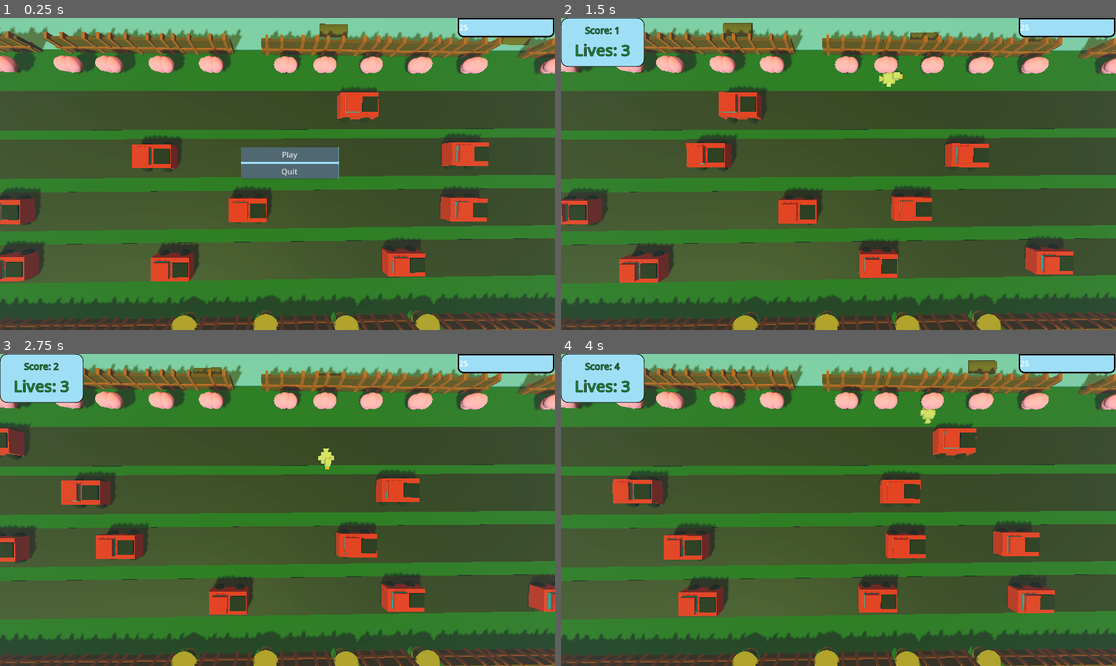
Above: before the commit, frames 1-4 (two rows, left to right).
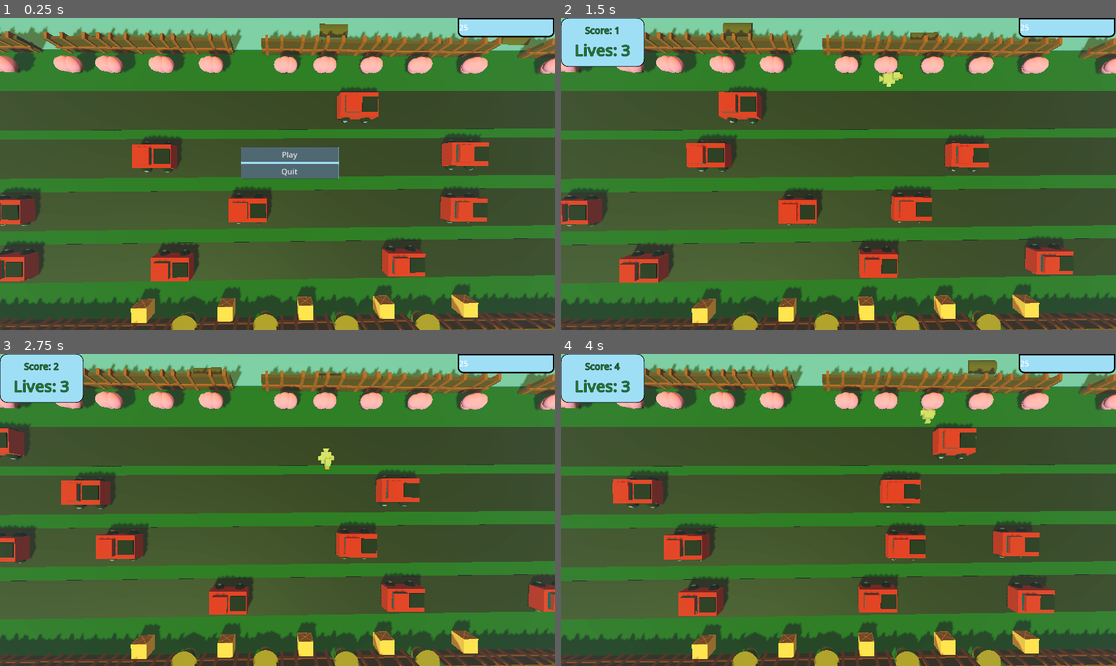
Above: after the commit, the same moments.

Repository: PushingPolygons/dangerxing-PCCDanny
Game: Godot game, scene res://Main/Main.tscn
The game is run twice, just before and just after one commit, with the same random seed, the same clock (stepped at 60 frames per second) and the same inputs.
Inputs:
- Up to frame 1 (0.25 s): no input
- Up to frame 2 (1.5 s): click "Play" at 0.5 s; hold D (move_right) from 1.28 s (still down)
- Up to frame 3 (2.75 s): release D (move_right) at 2.03 s; hold S (move_down) from 2.03 s (still down)
- Up to frame 4 (4 s): release S (move_down) at 2.78 s; hold D (move_right) 2.78-3.53 s; hold W (move_up) from 3.53 s (still down)

The runs differ from the first frame. In frame 1, 1.9% of the frame differs, in the area x 0-87%, y 3-98%; in frame 2, 1.9%; in frame 3, 1.9%; in frame 4, 1.9%, in the area x 12-87%, y 23-98%.

Commit message:
boxes and new art assets
boxes, truck hubs, etc

Diff:
--- a/Code/Main/Main.tscn
+++ b/Code/Main/Main.tscn
@@ -71,6 +71,17 @@
 height = 0.82
 radial_segments = 24
 
+[sub_resource type="StandardMaterial3D" id="StandardMaterial3D_mhtpx"]
+albedo_color = Color(0.631373, 0.337255, 0.160784, 1)
+
+[sub_resource type="BoxMesh" id="BoxMesh_hncnn"]
+
+[sub_resource type="StandardMaterial3D" id="StandardMaterial3D_8soh0"]
+albedo_color = Color(0.917647, 0.588235, 0.4, 1)
+
+[sub_resource type="BoxMesh" id="BoxMesh_rqcun"]
+size = Vector3(0.04, 1.4, 1.005)
+
 [node name="Main" type="Node"]
 script = ExtResource("1")
 
@@ -562,3 +573,218 @@
 transform = Transform3D(1, 0, 0, 0, 1, 0, 0, 0, 1, -0.30756, 0.731945, 0.0233874)
 material_override = SubResource("StandardMaterial3D_5puth")
 mesh = SubResource("SphereMesh_5qwq4")
+
+[node name="boxes" type="Node3D" parent="."]
+
+[node name="MeshInstance3D" type="MeshInstance3D" parent="boxes"]
+transform = Transform3D(1, 0, 0, 0, 1, 0, 0, 0, 1, 1.37036, 0.53331, 9.74043)
+material_override = SubResource("StandardMaterial3D_mhtpx")
+mesh = SubResource("BoxMesh_hncnn")
+
+[node name="crosshatch" type="MeshInstance3D" parent="boxes/MeshInstance3D"]
+transform = Transform3D(0.697787, 0.716361, 0, -0.670394, 0.745632, 0, 0, 0, 1, 0.00188923, -0.020593, 0.00122356)
+material_override = SubResource("StandardMaterial3D_8soh0")
+mesh = SubResource("BoxMesh_rqcun")
+skeleton = NodePath("../..")
+
+[node name="crosshatch2" type="MeshInstance3D" parent="boxes/MeshInstance3D"]
+transform = Transform3D(0.690007, -0.724915, 0, 0.678399, 0.737318, 0, 0, 0, 1, 0.00188923, -0.020593, 0.00122356)
+material_override = SubResource("StandardMaterial3D_8soh0")
+mesh = SubResource("BoxMesh_rqcun")
+skeleton = NodePath("../..")
+
+[node name="crosshatch3" type="MeshInstance3D" parent="boxes/MeshInstance3D"]
+transform = Transform3D(0.967634, -0.0048365, 0, 0.00452602, 1.03398, 0, 0, 0, 1, -0.497186, -0.214308, 0.00122356)
+material_override = SubResource("StandardMaterial3D_8soh0")
+mesh = SubResource("BoxMesh_rqcun")
+skeleton = NodePath("../..")
+
+[node name="crosshatch4" type="MeshInstance3D" parent="boxes/MeshInstance3D"]
+transform = Transform3D(0.967634, -0.0048365, 0, 0.00452602, 1.03398, 0, 0, 0, 1, 0.498975, -0.214308, 0.00122356)
+material_override = SubResource("StandardMaterial3D_8soh0")
+mesh = SubResource("BoxMesh_rqcun")
+skeleton = NodePath("../..")
+
+[node name="crosshatch5" type="MeshInstance3D" parent="boxes/MeshInstance3D"]
+transform = Transform3D(0.0112869, -0.737395, 0, 0.970958, 0.00857173, 0, 0, 0, 1, -0.00429153, 0.509694, 0.0012598)
+material_override = SubResource("StandardMaterial3D_8soh0")
+mesh = SubResource("BoxMesh_rqcun")
+skeleton = NodePath("../..")
+
+[node name="crosshatch6" type="MeshInstance3D" parent="boxes/MeshInstance3D"]
+transform = Transform3D(0.0112869, -0.737395, 0, 0.970958, 0.00857173, 0, 0, 0, 1, -0.00429153, -0.509147, 0.0012598)
+material_override = SubResource("StandardMaterial3D_8soh0")
+mesh = SubResource("BoxMesh_rqcun")
+skeleton = NodePath("../..")
+
+[node name="boxes2" type="Node3D" parent="."]
+
+[node name="MeshInstance3D" type="MeshInstance3D" parent="boxes2"]
+transform = Transform3D(1, 0, 0, 0, 1, 0, 0, 0, 1, 7.06461, 0.53331, 9.74043)
+material_override = SubResource("StandardMaterial3D_mhtpx")
+mesh = SubResource("BoxMesh_hncnn")
+
+[node name="crosshatch" type="MeshInstance3D" parent="boxes2/MeshInstance3D"]
+transform = Transform3D(0.697787, 0.716361, 0, -0.670394, 0.745632, 0, 0, 0, 1, 0.00188923, -0.020593, 0.00122356)
+material_override = SubResource("StandardMaterial3D_8soh0")
+mesh = SubResource("BoxMesh_rqcun")
+skeleton = NodePath("../..")
+
+[node name="crosshatch2" type="MeshInstance3D" parent="boxes2/MeshInstance3D"]
+transform = Transform3D(0.690007, -0.724915, 0, 0.678399, 0.737318, 0, 0, 0, 1, 0.00188923, -0.020593, 0.00122356)
+material_override = SubResource("StandardMaterial3D_8soh0")
+mesh = SubResource("BoxMesh_rqcun")
+skeleton = NodePath("../..")
+
+[node name="crosshatch3" type="MeshInstance3D" parent="boxes2/MeshInstance3D"]
+transform = Transform3D(0.967634, -0.0048365, 0, 0.00452602, 1.03398, 0, 0, 0, 1, -0.497186, -0.214308, 0.00122356)
+material_override = SubResource("StandardMaterial3D_8soh0")
+mesh = SubResource("BoxMesh_rqcun")
+skeleton = NodePath("../..")
+
+[node name="crosshatch4" type="MeshInstance3D" parent="boxes2/MeshInstance3D"]
+transform = Transform3D(0.967634, -0.0048365, 0, 0.00452602, 1.03398, 0, 0, 0, 1, 0.498975, -0.214308, 0.00122356)
+material_override = SubResource("StandardMaterial3D_8soh0")
+mesh = SubResource("BoxMesh_rqcun")
+skeleton = NodePath("../..")
+
+[node name="crosshatch5" type="MeshInstance3D" parent="boxes2/MeshInstance3D"]
+transform = Transform3D(0.0112869, -0.737395, 0, 0.970958, 0.00857173, 0, 0, 0, 1, -0.00429153, 0.509694, 0.0012598)
+material_override = SubResource("StandardMaterial3D_8soh0")
+mesh = SubResource("BoxMesh_rqcun")
+skeleton = NodePath("../..")
+
+[node name="crosshatch6" type="MeshInstance3D" parent="boxes2/MeshInstance3D"]
+transform = Transform3D(0.0112869, -0.737395, 0, 0.970958, 0.00857173, 0, 0, 0, 1, -0.00429153, -0.509147, 0.0012598)
+material_override = SubResource("StandardMaterial3D_8soh0")
+mesh = SubResource("BoxMesh_rqcun")
+skeleton = NodePath("../..")
+
+[node name="boxes3" type="Node3D" parent="."]
+
+[node name="MeshInstance3D" type="MeshInstance3D" parent="boxes3"]
+transform = Transform3D(1, 0, 0, 0, 1, 0, 0, 0, 1, 12.9991, 0.53331, 9.74043)
+material_override = SubResource("StandardMaterial3D_mhtpx")
+mesh = SubResource("BoxMesh_hncnn")
+
+[node name="crosshatch" type="MeshInstance3D" parent="boxes3/MeshInstance3D"]
+transform = Transform3D(0.697787, 0.716361, 0, -0.670394, 0.745632, 0, 0, 0, 1, 0.00188923, -0.020593, 0.00122356)
+material_override = SubResource("StandardMaterial3D_8soh0")
+mesh = SubResource("BoxMesh_rqcun")
+skeleton = NodePath("../..")
+
+[node name="crosshatch2" type="MeshInstance3D" parent="boxes3/MeshInstance3D"]
+transform = Transform3D(0.690007, -0.724915, 0, 0.678399, 0.737318, 0, 0, 0, 1, 0.00188923, -0.020593, 0.00122356)
+material_override = SubResource("StandardMaterial3D_8soh0")
+mesh = SubResource("BoxMesh_rqcun")
+skeleton = NodePath("../..")
+
+[node name="crosshatch3" type="MeshInstance3D" parent="boxes3/MeshInstance3D"]
+transform = Transform3D(0.967634, -0.0048365, 0, 0.00452602, 1.03398, 0, 0, 0, 1, -0.497186, -0.214308, 0.00122356)
+material_override = SubResource("StandardMaterial3D_8soh0")
+mesh = SubResource("BoxMesh_rqcun")
+skeleton = NodePath("../..")
+
+[node name="crosshatch4" type="MeshInstance3D" parent="boxes3/MeshInstance3D"]
+transform = Transform3D(0.967634, -0.0048365, 0, 0.00452602, 1.03398, 0, 0, 0, 1, 0.498975, -0.214308, 0.00122356)
+material_override = SubResource("StandardMaterial3D_8soh0")
+mesh = SubResource("BoxMesh_rqcun")
+skeleton = NodePath("../..")
+
+[node name="crosshatch5" type="MeshInstance3D" parent="boxes3/MeshInstance3D"]
+transform = Transform3D(0.0112869, -0.737395, 0, 0.970958, 0.00857173, 0, 0, 0, 1, -0.00429153, 0.509694, 0.0012598)
+material_override = SubResource("StandardMaterial3D_8soh0")
+mesh = SubResource("BoxMesh_rqcun")
+skeleton = NodePath("../..")
+
+[node name="crosshatch6" type="MeshInstance3D" parent="boxes3/MeshInstance3D"]
+transform = Transform3D(0.0112869, -0.737395, 0, 0.970958, 0.00857173, 0, 0, 0, 1, -0.00429153, -0.509147, 0.0012598)
+material_override = SubResource("StandardMaterial3D_8soh0")
+mesh = SubResource("BoxMesh_rqcun")
+skeleton = NodePath("../..")
+
+[node name="boxes4" type="Node3D" parent="."]
+
+[node name="MeshInstance3D" type="MeshInstance3D" parent="boxes4"]
+transform = Transform3D(1, 0, 0, 0, 1, 0, 0, 0, 1, -4.22657, 0.53331, 9.74043)
+material_override = SubResource("StandardMaterial3D_mhtpx")
+mesh = SubResource("BoxMesh_hncnn")
+
+[node name="crosshatch" type="MeshInstance3D" parent="boxes4/MeshInstance3D"]
+transform = Transform3D(0.697787, 0.716361, 0, -0.670394, 0.745632, 0, 0, 0, 1, 0.00188923, -0.020593, 0.00122356)
+material_override = SubResource("StandardMaterial3D_8soh0")
+mesh = SubResource("BoxMesh_rqcun")
+skeleton = NodePath("../..")
+
+[node name="crosshatch2" type="MeshInstance3D" parent="boxes4/MeshInstance3D"]
+transform = Transform3D(0.690007, -0.724915, 0, 0.678399, 0.737318, 0, 0, 0, 1, 0.00188923, -0.020593, 0.00122356)
+material_override = SubResource("StandardMaterial3D_8soh0")
+mesh = SubResource("BoxMesh_rqcun")
+skeleton = NodePath("../..")
+
+[node name="crosshatch3" type="MeshInstance3D" parent="boxes4/MeshInstance3D"]
+transform = Transform3D(0.967634, -0.0048365, 0, 0.00452602, 1.03398, 0, 0, 0, 1, -0.497186, -0.214308, 0.00122356)
+material_override = SubResource("StandardMaterial3D_8soh0")
+mesh = SubResource("BoxMesh_rqcun")
+skeleton = NodePath("../..")
+
+[node name="crosshatch4" type="MeshInstance3D" parent="boxes4/MeshInstance3D"]
+transform = Transform3D(0.967634, -0.0048365, 0, 0.00452602, 1.03398, 0, 0, 0, 1, 0.498975, -0.214308, 0.00122356)
+material_override = SubResource("StandardMaterial3D_8soh0")
+mesh = SubResource("BoxMesh_rqcun")
+skeleton = NodePath("../..")
+
+[node name="crosshatch5" type="MeshInstance3D" parent="boxes4/MeshInstance3D"]
+transform = Transform3D(0.0112869, -0.737395, 0, 0.970958, 0.00857173, 0, 0, 0, 1, -0.00429153, 0.509694, 0.0012598)
+material_override = SubResource("StandardMaterial3D_8soh0")
+mesh = SubResource("BoxMesh_rqcun")
+skeleton = NodePath("../..")
+
+[node name="crosshatch6" type="MeshInstance3D" parent="boxes4/MeshInstance3D"]
+transform = Transform3D(0.0112869, -0.737395, 0, 0.970958, 0.00857173, 0, 0, 0, 1, -0.00429153, -0.509147, 0.0012598)
+material_override = SubResource("StandardMaterial3D_8soh0")
+mesh = SubResource("BoxMesh_rqcun")
+skeleton = NodePath("../..")
+
+[node name="boxes5" type="Node3D" parent="."]
+
+[node name="MeshInstance3D" type="MeshInstance3D" parent="boxes5"]
+transform = Transform3D(1, 0, 0, 0, 1, 0, 0, 0, 1, -10.1363, 0.53331, 9.74043)
+material_override = SubResource("StandardMaterial3D_mhtpx")
+mesh = SubResource("BoxMesh_hncnn")
+
+[node name="crosshatch" type="MeshInstance3D" parent="boxes5/MeshInstance3D"]
+transform = Transform3D(0.697787, 0.716361, 0, -0.670394, 0.745632, 0, 0, 0, 1, 0.00188923, -0.020593, 0.00122356)
+material_override = SubResource("StandardMaterial3D_8soh0")
+mesh = SubResource("BoxMesh_rqcun")
+skeleton = NodePath("../..")
+
+[node name="crosshatch2" type="MeshInstance3D" parent="boxes5/MeshInstance3D"]
+transform = Transform3D(0.690007, -0.724915, 0, 0.678399, 0.737318, 0, 0, 0, 1, 0.00188923, -0.020593, 0.00122356)
+material_override = SubResource("StandardMaterial3D_8soh0")
+mesh = SubResource("BoxMesh_rqcun")
+skeleton = NodePath("../..")
+
+[node name="crosshatch3" type="MeshInstance3D" parent="boxes5/MeshInstance3D"]
+transform = Transform3D(0.967634, -0.0048365, 0, 0.00452602, 1.03398, 0, 0, 0, 1, -0.497186, -0.214308, 0.00122356)
+material_override = SubResource("StandardMaterial3D_8soh0")
+mesh = SubResource("BoxMesh_rqcun")
+skeleton = NodePath("../..")
+
+[node name="crosshatch4" type="MeshInstance3D" parent="boxes5/MeshInstance3D"]
+transform = Transform3D(0.967634, -0.0048365, 0, 0.00452602, 1.03398, 0, 0, 0, 1, 0.498975, -0.214308, 0.00122356)
+material_override = SubResource("StandardMaterial3D_8soh0")
+mesh = SubResource("BoxMesh_rqcun")
+skeleton = NodePath("../..")
+
+[node name="crosshatch5" type="MeshInstance3D" parent="boxes5/MeshInstance3D"]
+transform = Transform3D(0.0112869, -0.737395, 0, 0.970958, 0.00857173, 0, 0, 0, 1, -0.00429153, 0.509694, 0.0012598)
+material_override = SubResource("StandardMaterial3D_8soh0")
+mesh = SubResource("BoxMesh_rqcun")
+skeleton = NodePath("../..")
+
+[node name="crosshatch6" type="MeshInstance3D" parent="boxes5/MeshInstance3D"]
+transform = Transform3D(0.0112869, -0.737395, 0, 0.970958, 0.00857173, 0, 0, 0, 1, -0.00429153, -0.509147, 0.0012598)
+material_override = SubResource("StandardMaterial3D_8soh0")
+mesh = SubResource("BoxMesh_rqcun")
+skeleton = NodePath("../..")
--- a/Code/Vehicle/Vehicle.tscn
+++ b/Code/Vehicle/Vehicle.tscn
@@ -31,6 +31,15 @@
 
 [sub_resource type="StandardMaterial3D" id="StandardMaterial3D_ebh47"]
 albedo_color = Color(0, 0.498039, 1, 1)
+metallic = 0.69
+roughness = 0.31
+
+[sub_resource type="StandardMaterial3D" id="StandardMaterial3D_tfswj"]
+albedo_color = Color(0.443137, 0.466667, 0.843137, 0.960784)
+metallic = 0.42
+roughness = 0.15
+
+[sub_resource type="CapsuleMesh" id="CapsuleMesh_i2yyo"]
 
 [sub_resource type="StandardMaterial3D" id="StandardMaterial3D_axxik"]
 albedo_color = Color(0.266667, 0.215686, 0.0352941, 1)
@@ -38,6 +47,11 @@
 [sub_resource type="CylinderMesh" id="CylinderMesh_7o5n2"]
 top_radius = 0.63
 bottom_radius = 0.61
+
+[sub_resource type="StandardMaterial3D" id="StandardMaterial3D_6yjw1"]
+albedo_color = Color(0.423529, 0.333333, 0.00392157, 1)
+
+[sub_resource type="CylinderMesh" id="CylinderMesh_fp0mn"]
 
 [node name="Vehicle" type="Area3D"]
 script = ExtResource("1_cdavw")
@@ -96,6 +110,18 @@
 mesh = SubResource("BoxMesh_4veos")
 skeleton = NodePath("../..")
 
+[node name="Hubcap" type="MeshInstance3D" parent="Road"]
+transform = Transform3D(-0.00764155, 1.11235, 0, -0.619243, -0.0137265, 0, 0, 0, 0.599636, -0.0113329, -0.307731, -0.743267)
+material_override = SubResource("StandardMaterial3D_tfswj")
+mesh = SubResource("CapsuleMesh_i2yyo")
+skeleton = NodePath("../..")
+
+[node name="Hubcap2" type="MeshInstance3D" parent="Road"]
+transform = Transform3D(-0.0081617, 1.11328, 0, -0.661394, -0.0137381, 0, 0, 0, 0.617126, -0.00511968, -0.314088, 0.719644)
+material_override = SubResource("StandardMaterial3D_tfswj")
+mesh = SubResource("CapsuleMesh_i2yyo")
+skeleton = NodePath("../..")
+
 [node name="River" type="Node3D" parent="."]
 transform = Transform3D(1, 0, 0, 0, 1, 0, 0, 0, 1, 0, -0.664324, 0)
 
@@ -103,3 +129,8 @@
 transform = Transform3D(1, 0, 0, 0, 0.00293214, -0.999996, 0, 0.999996, 0.00293214, 0, -0.00827694, 0)
 material_override = SubResource("StandardMaterial3D_axxik")
 mesh = SubResource("CylinderMesh_7o5n2")
+
+[node name="MeshInstance3D" type="MeshInstance3D" parent="River/MeshInstance3D"]
+transform = Transform3D(0.912669, 0, 0, 0, 1.00908, 2.56114e-09, 0, -3.49246e-09, 0.907065, 0, 0.00126386, 3.69549e-06)
+material_override = SubResource("StandardMaterial3D_6yjw1")
+mesh = SubResource("CylinderMesh_fp0mn")
Not shown: 1 places in Code/Main/Main.tscn that only renumber resources
Not shown: 1 places in Code/Vehicle/Vehicle.tscn that only renumber resources
